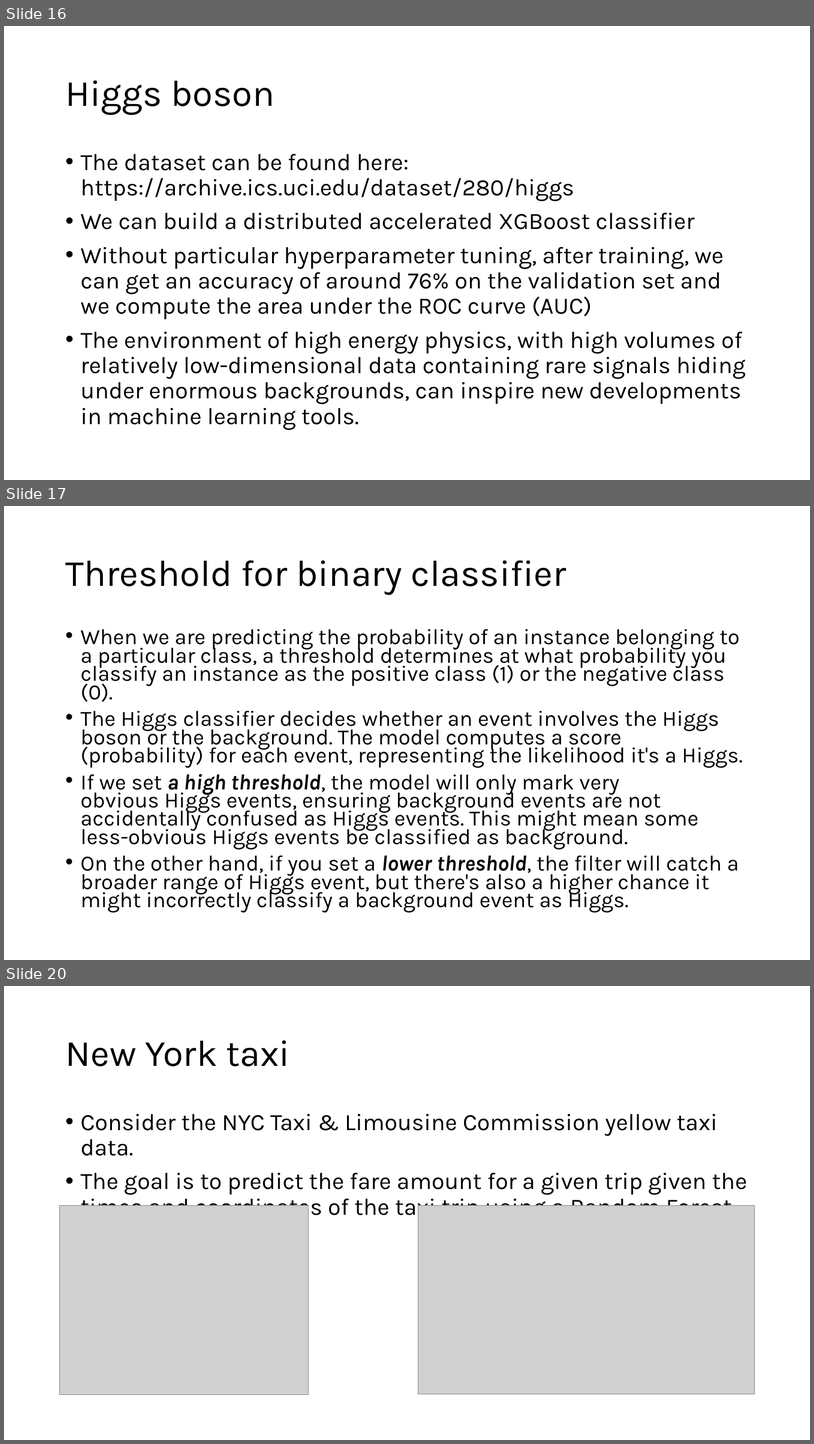
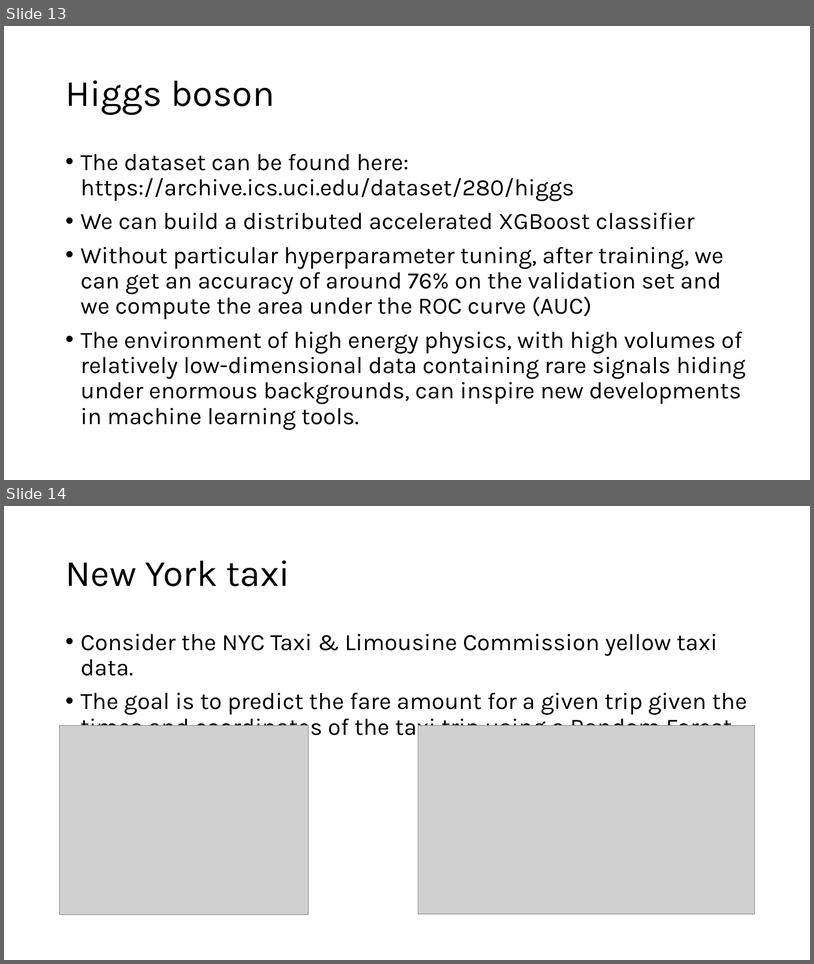
Before and after one commit to ICTP/SMR4077, a slide deck: DAY8/ML4HPC/slides/Magurele_3.pptx. Shown one above the other, each under a label of ours: slides 16, 17 and 20 before the commit, slides 13 and 14 after it; the slides between them are not shown. The pictures are 814x1444 and 814x964 pixels, drawn with LibreOffice and Linux fonts; fonts in the diff are those of the drawing; grey boxes stand for pictures. Boxes give left, top, right and bottom in pixels: in the first picture for what was removed or moved away, otherwise in the second. Text is boxed around its words. In the diff, an @@ line names an element or a change of style, - is before the commit and + after.

```diff
--- a/DAY8/ML4HPC/slides/Magurele_3.pptx
+++ b/DAY8/ML4HPC/slides/Magurele_3.pptx
@@ slide 17 removed at (4,506,810,960), background #FFFFFF @@
@@ title removed at (65,560,566,595) @@
-Threshold for binary classifier
@@ text removed at (81,629,743,912) @@
-• When we are predicting the probability of an instance belonging to a particular class, a threshold determines at what probability you classify an instance as the positive class (1) or the negative class (0).
-• The Higgs classifier decides whether an event involves the Higgs boson or the background. The model computes a score (probability) for each event, representing the likelihood it's a Higgs.
-• If we set a high threshold, the model will only mark very obvious Higgs events, ensuring background events are not accidentally confused as Higgs events. This might mean some less-obvious Higgs events be classified as background.
-• On the other hand, if you set a lower threshold, the filter will catch a broader range of Higgs event, but there's also a higher chance it might incorrectly classify a background event as Higgs.
@@ what was slide 16 is now slide 13 @@
@@ what was slide 20 is now slide 14 @@
```
Also in this commit, not shown: 2 slides changed, 5 other slides removed, 4 other files.
